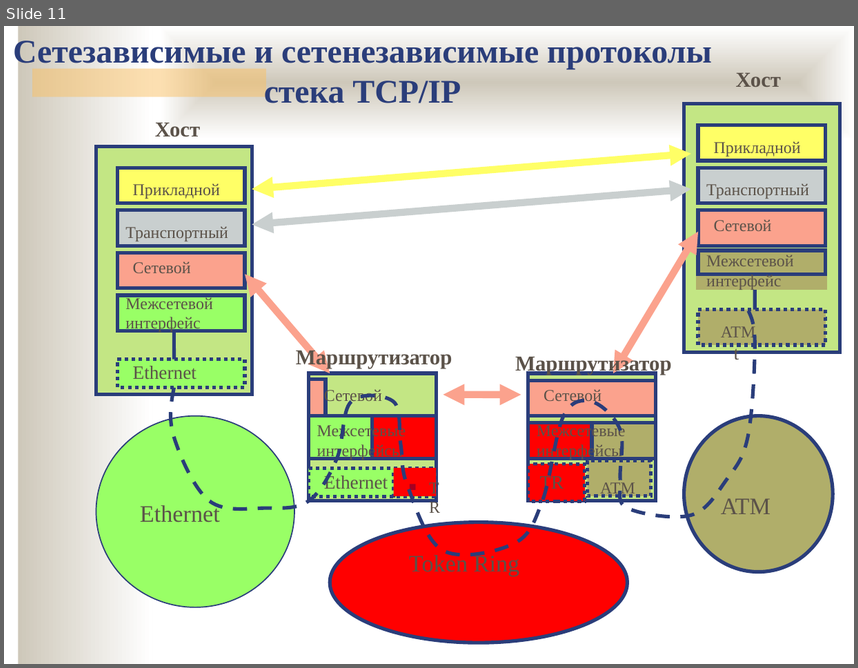
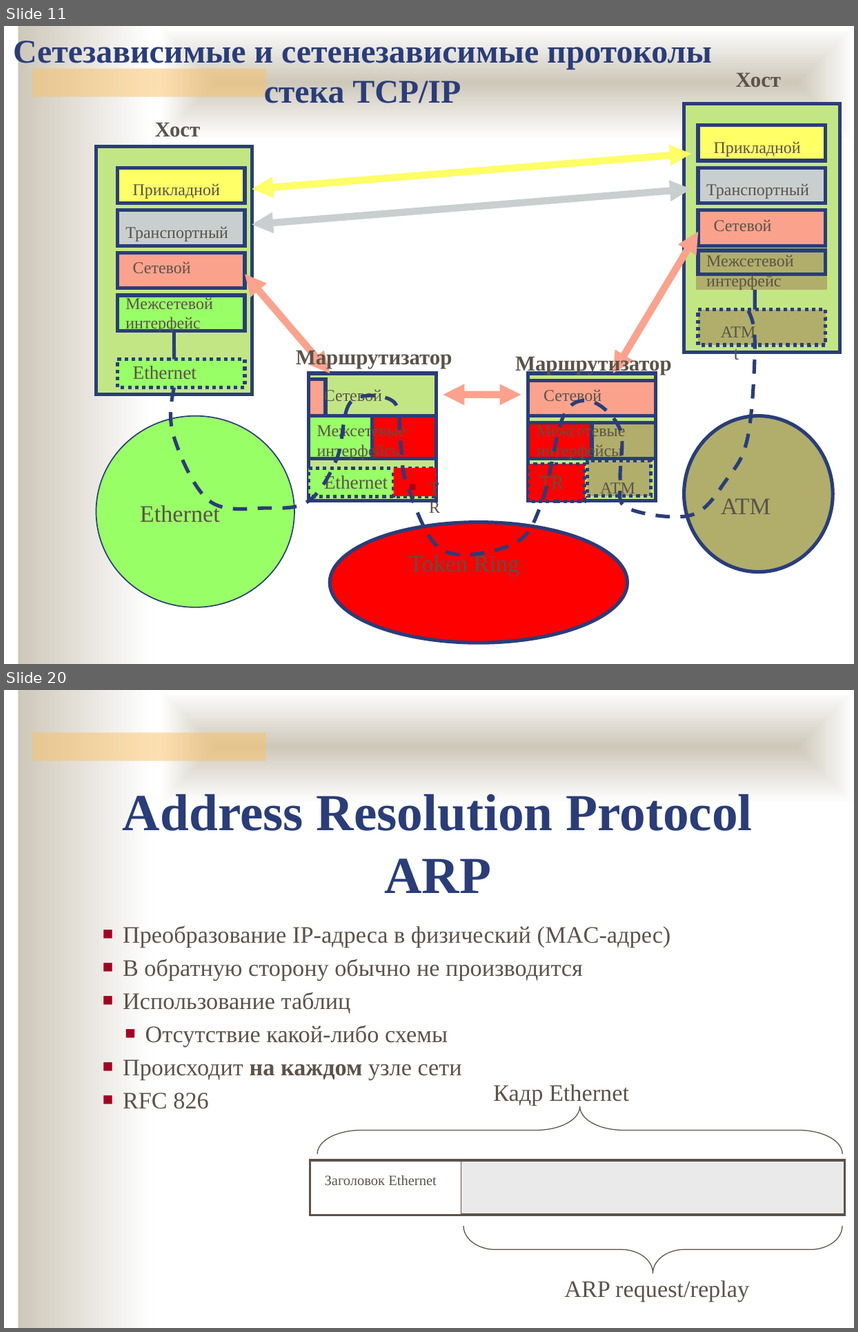
Before and after one commit to ukoloff/nets, a slide deck: 09.pptx. Shown one above the other, each under a label of ours: slide 11 before the commit, slides 11 and 20 after it; the slides between them are not shown. The pictures are 858x668 and 858x1332 pixels, drawn with LibreOffice and Linux fonts; fonts in the diff are those of the drawing; background and template pictures are left out. Boxes give left, top, right and bottom in pixels: in the first picture for what was removed or moved away, otherwise in the second. Text is boxed around its words. In the diff, an @@ line names an element or a change of style, - is before the commit and + after.

```diff
--- a/09.pptx
+++ b/09.pptx
@@ slide 20 added at (4, 690, 854, 1328), background #FFFFFF; not listed: 3 template elements that a slide beside it also shows @@
@@ text added at (123, 793, 753, 893), 44 pt, text #2A3D7A, bold @@
+Address Resolution Protocol
+ARP
@@ text added at (123, 925, 671, 1109), 20 pt, text #5B5249 @@
+■ Преобразование IP-адреса в физический (MAC-адрес)
+■ В обратную сторону обычно не производится
+■ Использование таблиц
+  ■ Отсутствие какой-либо схемы
+■ Происходит на каждом узле сети
+■ RFC 826
@@ group added at (310, 1084, 844, 1301): 3 texts, 2 rectangles, 2 left braces @@
+Кадр Ethernet
+ARP request/replay
+Заголовок Ethernet
```
Also in this commit, not shown: 15 other slides added.
